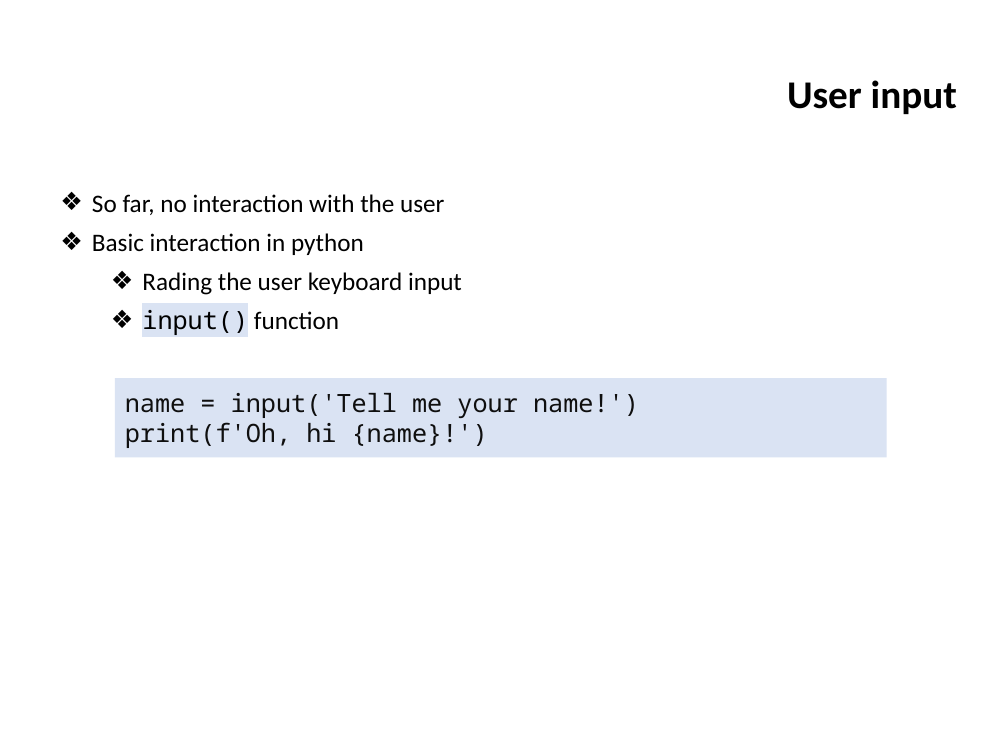
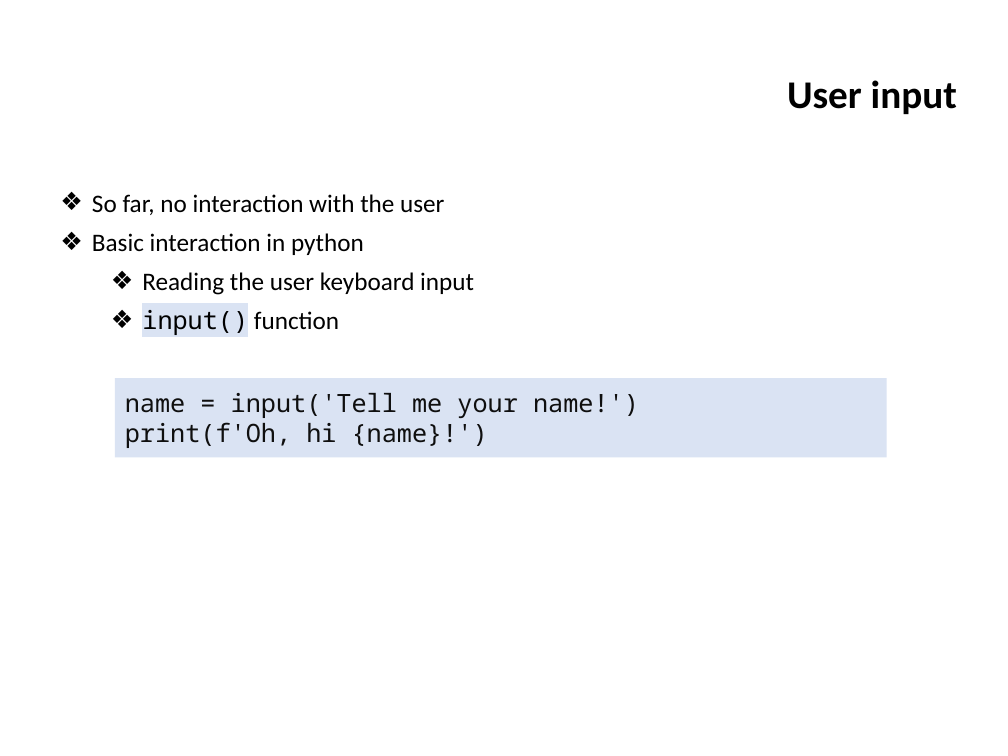
Before and after one commit to ifromm/fcsp, a slide deck: slide 29 of Slides/unit_5_prog_2.pptx. Drawn at 1008x756 pixels with LibreOffice and Linux fonts; fonts in the diff are those of the drawing; background and template pictures are left out. Boxes give left, top, right and bottom in pixels: in the first picture for what was removed or moved away, otherwise in the second. Text is boxed around its words. In the diff, an @@ line names an element or a change of style, - is before the commit and + after.

Commit message:
Corrected some typos

```diff
--- a/Slides/unit_5_prog_2.pptx
+++ b/Slides/unit_5_prog_2.pptx
@@ text at [142,272,474,295]: text changed @@
-  ❖ Rading the user keyboard input
+  ❖ Reading the user keyboard input
```
Also in this commit, not shown: 1 other slide changed.
